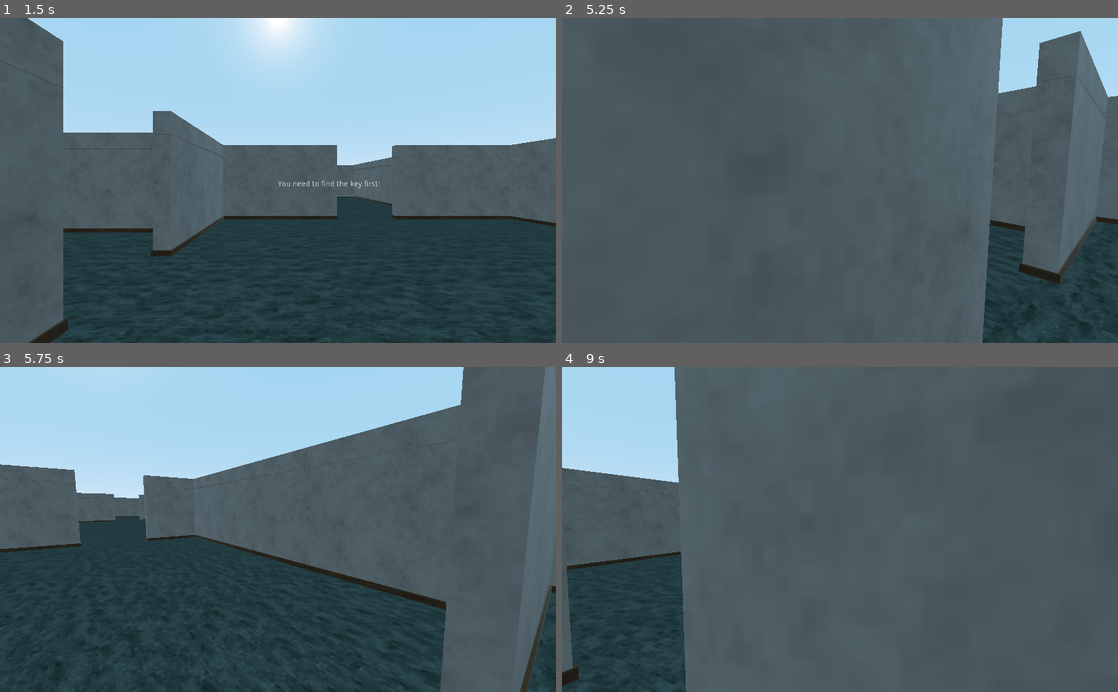
Above: before the commit, frames 1-4 (two rows, left to right).
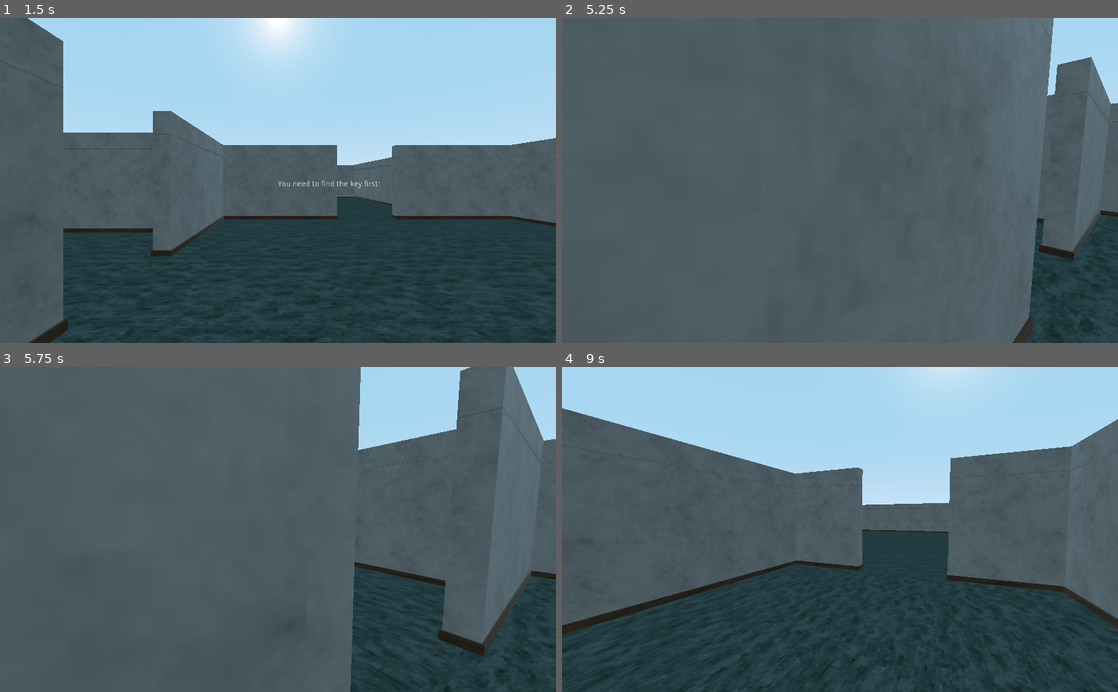
Above: after the commit, the same moments.

Repository: Xwilarg/EscapeTheCrunch
Game: Godot game, scene res://Resources/Scenes/FPSController.tscn
Same seed, same stepped clock (60 frames per second), same inputs: the game is played once before the commit and once after it.
Inputs (mouse positions are in pixels of both pictures, inside the frame that each line leads up to):
- Up to frame 1 (1.5 s): click (278, 138) at 0.52 s; type "12" at 0.6 s; click (278, 154) at 0.75 s; type "12" at 0.83 s; click "Host" at 1.25 s
- Up to frame 2 (5.25 s): tap Enter at 2, 5 s; move the mouse to (867, 180) at 2.02 s; hold E (action) 2.03-2.78 s; hold W (move_forward) from 2.03 s (still down); move the mouse to (812, 180) at 2.77 s; tap Shift (sprint) at 2.85, 4.35 s; move the mouse to (851, 174) at 3.52 s; hold E (action) 3.53-4.28 s; tap Space at 4.25 s; move the mouse to (834, 187) at 4.27 s; move the mouse to (878, 183) at 5.02 s; hold E (action) from 5.03 s (still down)
- Up to frame 3 (5.75 s): keep holding W (move_forward); keep holding E (action)
- Up to frame 4 (9 s): move the mouse to (795, 526) at 5.77 s; release E (action) at 5.78 s; tap Shift (sprint) at 5.85, 7.35, 8.85 s; move the mouse to (845, 529) at 6.52 s; hold E (action) 6.53-7.28 s; move the mouse to (817, 523) at 7.27 s; release W (move_forward) at 7.28 s; hold D (move_right) 7.28-8.03 s; move the mouse to (867, 529) at 8.02 s; hold E (action) 8.03-8.78 s; hold W (move_forward) from 8.03 s (still down); move the mouse to (812, 529) at 8.77 s

Frame 1 is identical in both runs. In frame 2, 6.5% of the frame differs, in the area x 75-100%, y 0-100%; in frame 3, 58%; in frame 4, 60%, in the area x 0-100%, y 0-100%.

Commit message:
adding jail door

Diff:
--- /dev/null
+++ b/Resources/Scenes/JailDoor.tscn
@@ -0,0 +1,15 @@
+[gd_scene load_steps=3 format=2]
+
+[ext_resource path="res://Resources/Assets/Jail/SM_JailDoor.glb" type="PackedScene" id=1]
+
+[sub_resource type="BoxShape" id=14]
+extents = Vector3( 0.451692, 1, 0.146373 )
+
+[node name="JailDoor" type="StaticBody"]
+
+[node name="CollisionShape" type="CollisionShape" parent="."]
+transform = Transform( -4.37114e-08, 0, -1, 0, 1, 0, 1, 0, -4.37114e-08, 0, 1.05918, 0 )
+shape = SubResource( 14 )
+
+[node name="SM_JailDoor" parent="." instance=ExtResource( 1 )]
+transform = Transform( -4.37114e-08, 0, -1, 0, 1, 0, 1, 0, -4.37114e-08, 0, 0, 0 )
--- a/Resources/Scenes/World.tscn
+++ b/Resources/Scenes/World.tscn
@@ -7,15 +7,11 @@
 [ext_resource path="res://Resources/Rooms/Corner.tscn" type="PackedScene" id=5]
 [ext_resource path="res://Resources/Assets/Jail/SM_JailWall.glb" type="PackedScene" id=6]
 [ext_resource path="res://Resources/Assets/Jail/SM_JailDoorWall.glb" type="PackedScene" id=7]
-[ext_resource path="res://Resources/Assets/Jail/SM_JailDoor.glb" type="PackedScene" id=8]
 [ext_resource path="res://Resources/Assets/Floor/T_floor.png" type="Texture" id=9]
 
 [sub_resource type="BoxShape" id=4]
 
 [sub_resource type="CubeMesh" id=5]
-
-[sub_resource type="BoxShape" id=14]
-extents = Vector3( 0.451692, 1, 0.146373 )
 
 [sub_resource type="BoxShape" id=6]
 extents = Vector3( 1, 1, 3 )
@@ -110,15 +106,6 @@
 
 [node name="Jail" type="Spatial" parent="Map"]
 transform = Transform( 1, 0, 0, 0, 1, 0, 0, 0, 1, 30, 0, -20 )
-
-[node name="JailDoor" type="StaticBody" parent="Map"]
-
-[node name="SM_JailDoor" parent="Map/JailDoor" instance=ExtResource( 8 )]
-transform = Transform( -4.37114e-08, 0, -1, 0, 1, 0, 1, 0, -4.37114e-08, 25, 0, -20 )
-
-[node name="CollisionShape" type="CollisionShape" parent="Map/JailDoor"]
-transform = Transform( -4.37114e-08, 0, -1, 0, 1, 0, 1, 0, -4.37114e-08, 25, 1.05918, -20 )
-shape = SubResource( 14 )
 
 [node name="SpawnRoom" parent="." instance=ExtResource( 1 )]
 
Not shown: 1 places in Resources/Scenes/World.tscn that only renumber resources
